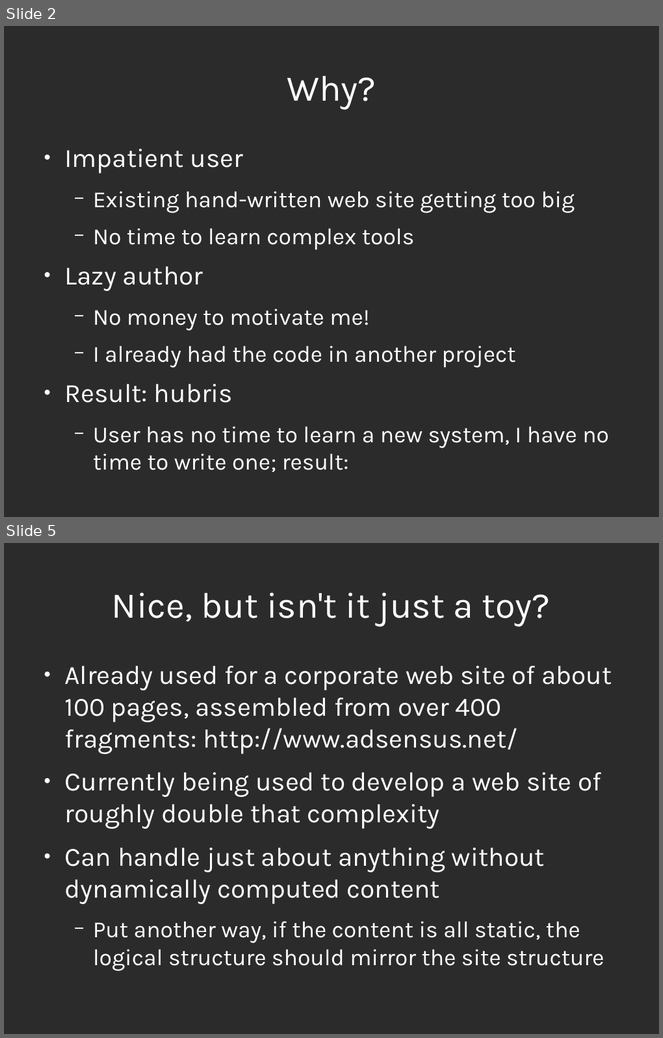
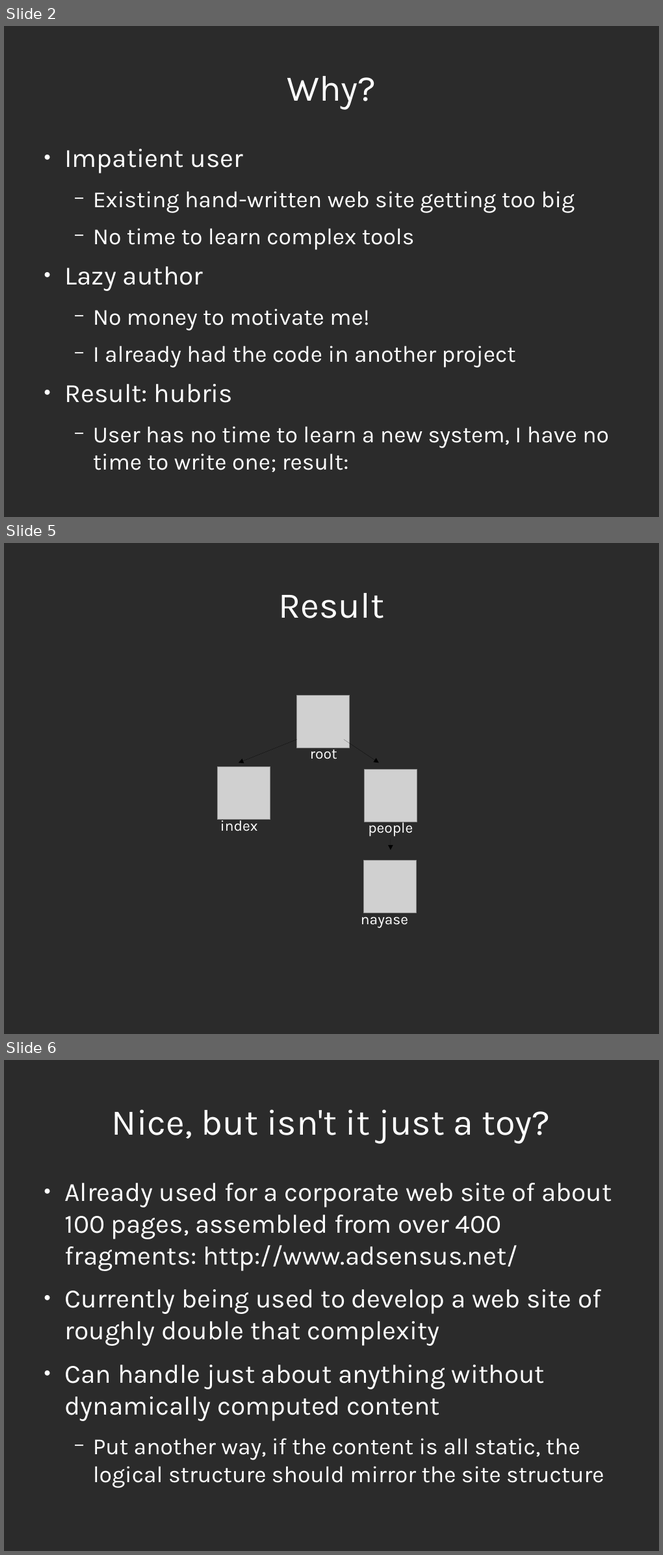
Before and after one commit to rrthomas/nancy, a slide deck: Lua Workshop 2006.odp. Shown one above the other, each under a label of ours: slides 2 and 5 before the commit, slides 2, 5 and 6 after it; the slides between them are not shown. The pictures are 663x1038 and 663x1555 pixels, drawn with LibreOffice and Linux fonts; fonts in the diff are those of the drawing; grey boxes stand for pictures; background and template pictures are left out; a plain dark background stands for a picture behind light text. Boxes give left, top, right and bottom in pixels: in the first picture for what was removed or moved away, otherwise in the second. Text is boxed around its words. In the diff, an @@ line names an element or a change of style, - is before the commit and + after.

```diff
--- a/Lua Workshop 2006.odp
+++ b/Lua Workshop 2006.odp
@@ slide 5 added at box(4, 543, 659, 1034), background picture (left out) @@
@@ title added at box(278, 593, 384, 618), 44 pt, text #FFFFFF @@
+Result
@@ group added at box(217, 695, 417, 928): 4 pictures, 4 texts, 3 arrows @@
+root
+index
+people
+nayase
@@ what was slide 5 is now slide 6 @@
```
Also in this commit, not shown: 2 slides changed, 1 other slide added, 1 slide removed, 1 other file.
